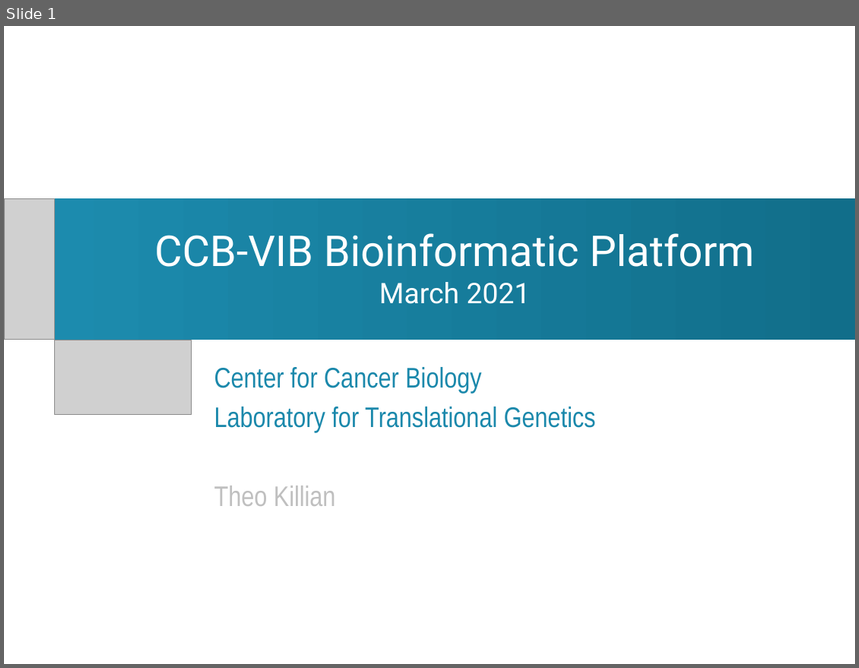
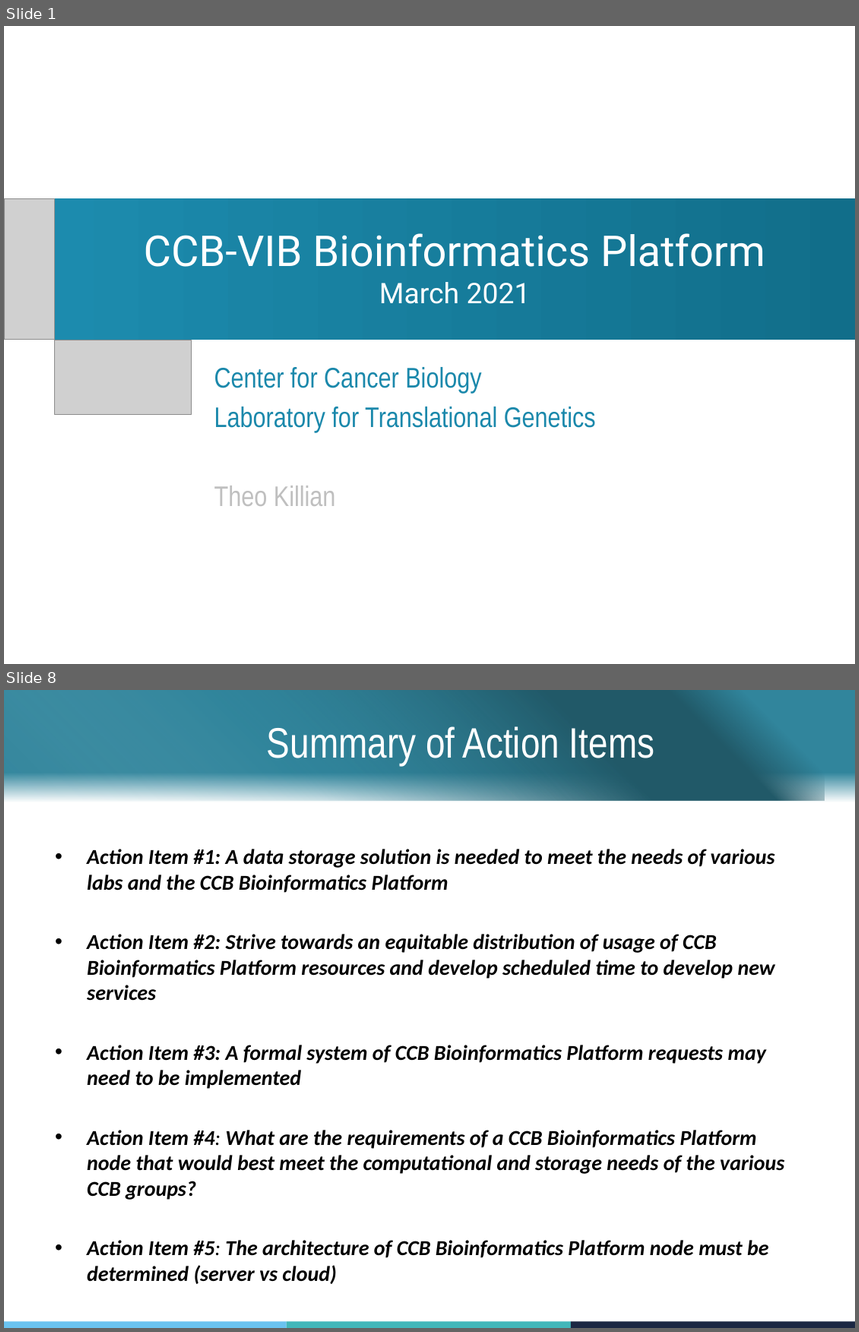
Before and after one commit to ccb-vib/ccb_project_management, a slide deck: group_leaders_presentation.pptx. Shown one above the other, each under a label of ours: slide 1 before the commit, slides 1 and 8 after it; the slides between them are not shown. The pictures are 859x668 and 859x1332 pixels, drawn with LibreOffice and Linux fonts; fonts in the diff are those of the drawing; grey boxes stand for pictures; background and template pictures are left out. Boxes give left, top, right and bottom in pixels: in the first picture for what was removed or moved away, otherwise in the second. Text is boxed around its words. In the diff, an @@ line names an element or a change of style, - is before the commit and + after.

Commit message:
22 march changes, fixed plots

```diff
--- a/group_leaders_presentation.pptx
+++ b/group_leaders_presentation.pptx
@@ slide 8 added at box(4, 690, 855, 1328), background #FFFFFF @@
@@ rectangle added at box(4, 690, 855, 803), fill gradient #FFFFFF to #31859C @@
@@ rectangle added at box(4, 690, 825, 801), fill gradient #FFFFFF to #31859C to #215968 @@
@@ title added at box(267, 726, 655, 765), 36 pt, text #FFFFFF @@
+Summary of Action Items
@@ text added at box(87, 849, 785, 1258), 18 pt, text #000000, bold, italic @@
+• Action Item #1: A data storage solution is needed to meet the needs of various labs and the CCB Bioinformatics Platform
+• Action Item #2: Strive towards an equitable distribution of usage of CCB Bioinformatics Platform resources and develop scheduled time to develop new services
+• Action Item #3: A formal system of CCB Bioinformatics Platform requests may need to be implemented
+• Action Item #4: What are the requirements of a CCB Bioinformatics Platform node that would best meet the computational and storage needs of the various CCB groups?
+• Action Item #5: The architecture of CCB Bioinformatics Platform node must be determined (server vs cloud)
@@ rectangle added at box(4, 1322, 287, 1328), fill #6AC3F0 @@
@@ rectangle added at box(287, 1322, 571, 1328), fill #42B7BA @@
@@ rectangle added at box(571, 1322, 855, 1328), fill #1B2743 @@
@@ slide 1 changed as well @@
@@ title at box(144, 233, 766, 304): text changed @@
-CCB-VIB Bioinformatic Platform
-March 2021
+CCB-VIB Bioinformatics Platform
+March 2021
```
Also in this commit, not shown: 5 other slides changed, 1 other slide added, 3 other files.
